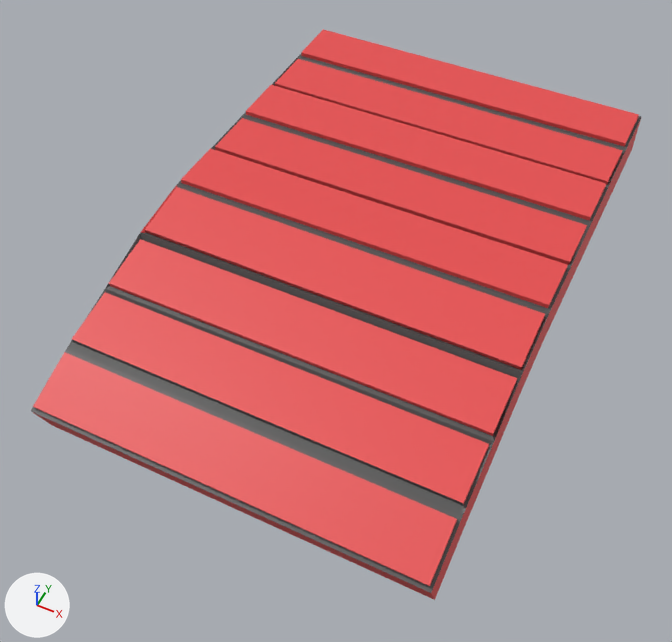
One commit to the FBX model Assets/_Project/Models/bridge.fbx: the scene before it, then after it.
Both versions are drawn from a 50 mm camera at (1.41, -3.14, 3.43) aimed at (-0.05, -0.23, -0.21). Lighting does not change. The marker at lower left points along +X, +Y and +Z. The picture after the commit comes second.
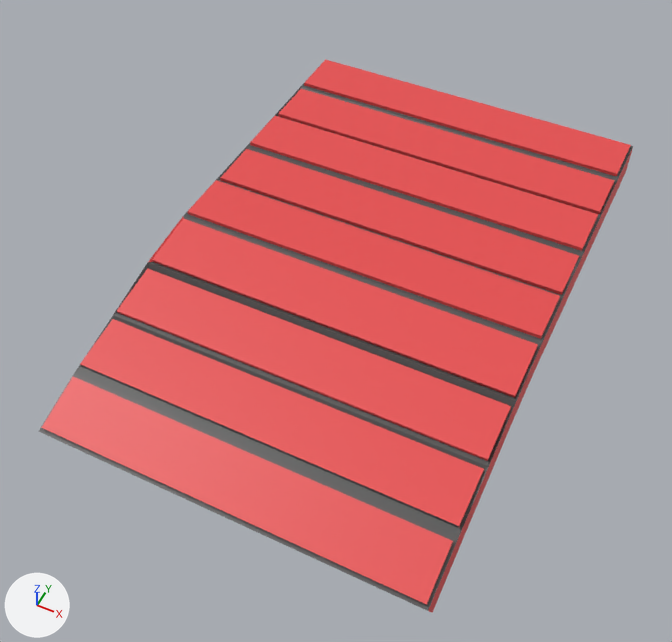
Changed parts and their boxes (x1, y1, x2, y2) in the pictures (672 x 642 px; the box of a moved part takes in the faces that stretch with it):
'Cube.001', reshaped, rescaled
    before: (31, 29, 641, 600)
    after: (39, 59, 633, 612)
part 1 of me_cube_003, moved or reshaped
    before: (33, 352, 457, 586)
    after: (41, 376, 453, 605)
part 2 of me_cube_003, moved or reshaped
    before: (301, 29, 639, 147)
    after: (304, 59, 631, 176)
part 3 of me_cube_003, moved or reshaped
    before: (275, 59, 623, 185)
    after: (278, 89, 615, 214)
part 4 of me_cube_003, moved or reshaped
    before: (246, 85, 606, 221)
    after: (250, 116, 598, 251)
part 5 of me_cube_003, moved or reshaped
    before: (109, 239, 517, 436)
    after: (220, 149, 579, 295)
part 6 of me_cube_003, moved or reshaped
    before: (181, 148, 568, 308)
    after: (187, 180, 560, 339)
part 7 of me_cube_003, added (red)
    after: (117, 268, 511, 461)
part 8 of me_cube_003, moved or reshaped
    before: (72, 292, 489, 505)
    after: (80, 319, 484, 526)
part 9 of me_cube_003, added
    after: (39, 60, 633, 612)
part 10 of me_cube_003, deleted (red)
    before: (215, 118, 587, 265)
part 11 of me_cube_003, deleted
    before: (31, 54, 641, 600)

Diff of the bpy script that builds the scene:
```diff
--- a/Assets/_Project/Models/bridge.fbx.py
+++ b/Assets/_Project/Models/bridge.fbx.py
@@ me_cube_003 @@
 # used by ob_cube_001; location = (0.0, 0.0, 0.0); scale = (1.0, 1.49, 0.117)
-me_cube_003.from_pydata(...)  # 170 vertices, 110 faces; spans x -1.0..1.0, y -1.0..1.0, z -2.35..2.85
+me_cube_003.from_pydata(...)  # 166 vertices, 110 faces; spans x -1.0..1.0, y -1.48..1.52, z -0.4..0.1
+# me_cube_003 part 1: the loose piece of 8 vertices spanning x -0.99..0.99, y -0.99..-0.8, z -0.41..0.65 is scaled about its middle by (1, 1.5, 0.0962), then moved by (0.0, -0.44, -0.28)
+# me_cube_003 part 2: the loose piece of 8 vertices spanning x -0.99..0.99, y 0.79..0.99, z 2.65..2.85 is scaled about its middle by (1, 1.5, 0.0962), then moved by (0.0, 0.46, -2.65)
+# me_cube_003 part 3: the loose piece of 8 vertices spanning x -0.99..0.99, y 0.57..0.76, z 2.49..2.69 is scaled about its middle by (1, 1.5, 0.0962), then moved by (0.0, 0.35, -2.51)
+# me_cube_003 part 4: the loose piece of 8 vertices spanning x -0.99..0.99, y 0.35..0.54, z 2.65..2.85 is scaled about its middle by (1, 1.5, 0.0962), then moved by (0.0, 0.24, -2.65)
+# me_cube_003 part 5: the loose piece of 8 vertices spanning x -0.99..0.99, y -0.55..-0.36, z 1.39..2.06 is scaled about its middle by (1, 1.53, 0.0223), then moved by (0.0, 0.8, -1.64)
+# me_cube_003 part 6: the loose piece of 8 vertices spanning x -0.99..0.99, y -0.1..0.1, z 2.65..2.85 is scaled about its middle by (1, 1.5, 0.0962), then moved by (0.0, 0.01, -2.65)
+# me_cube_003 part 7: the loose piece of 8 vertices spanning x -0.99..0.99, y -0.99..-0.8, z -0.41..0.65 is copied, and the copy is scaled about its middle by (1, 1.58, 0.0544), then moved by (0.0, 0.23, -0.12); it spans x -0.99..0.99, y -0.81..-0.52, z -0.04..0.03
+# me_cube_003 part 8: the loose piece of 8 vertices spanning x -0.99..0.99, y -0.77..-0.57, z 0.69..1.36 is scaled about its middle by (1, 1.5, 0.0962), then moved by (0.0, -0.32, -1.1)
+# me_cube_003 part 9: a new loose piece of 102 vertices spanning x -1.0..1.0, y -1.48..1.52, z -0.4..0.09
+# me_cube_003 part 10: the loose piece of 8 vertices spanning x -0.99..0.99, y 0.13..0.32, z 2.49..2.69 is deleted
+# me_cube_003 part 11
+# 106 vertices are removed from x -1.0..1.0, y -1.0..1.0, z -2.35..2.69
+# 71 faces are deleted
 me_cube_003.materials.append(mat_material_006)
@@ ob_cube_001 @@
 ob_cube_001.location = (0.0, 0.0, 0.0)
-ob_cube_001.scale = (1.0, 1.49, 0.117)
```
